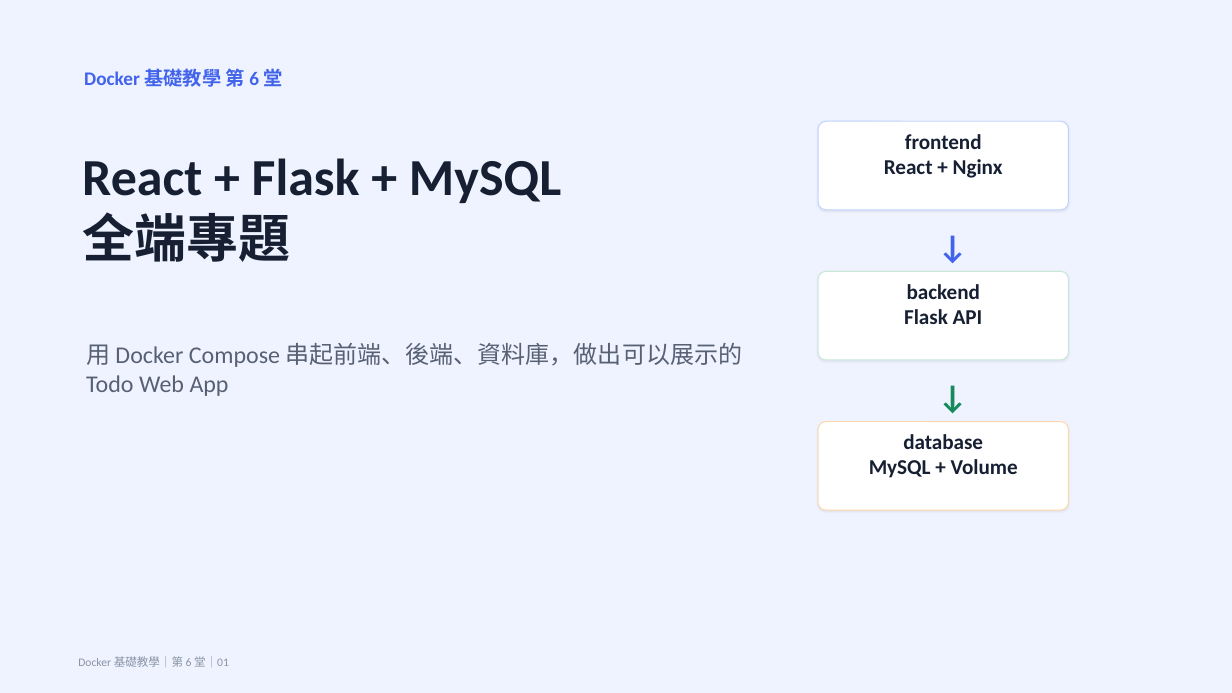
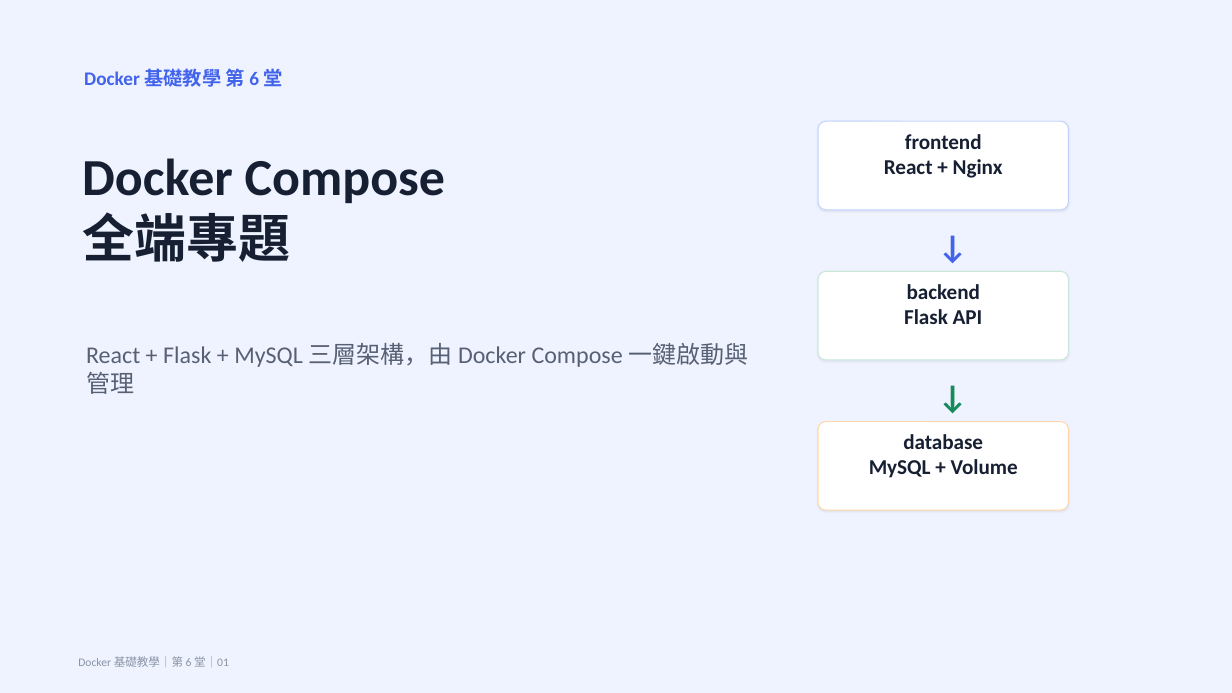
Before and after one commit to lalalalaluk/docker-practice, a slide deck: slide 1 of slides/docker-session6-fullstack-todo.pptx. Drawn at 1232x693 pixels with LibreOffice and Linux fonts; fonts in the diff are those of the drawing. Boxes give left, top, right and bottom in pixels: in the first picture for what was removed or moved away, otherwise in the second. Text is boxed around its words. In the diff, an @@ line names an element or a change of style, - is before the commit and + after.

Commit message:
Update session 6 Compose deck

```diff
--- a/slides/docker-session6-fullstack-todo.pptx
+++ b/slides/docker-session6-fullstack-todo.pptx
@@ text at (x1=82, y1=158, x2=445, y2=203): text changed @@
-React + Flask + MySQL
+Docker Compose
@@ text at (x1=86, y1=343, x2=748, y2=394): text changed @@
-用 Docker Compose 串起前端、後端、資料庫，做出可以展示的 Todo Web App
+React + Flask + MySQL 三層架構，由 Docker Compose 一鍵啟動與管理
```
Also in this commit, not shown: 12 other slides changed, 1 slide added.
